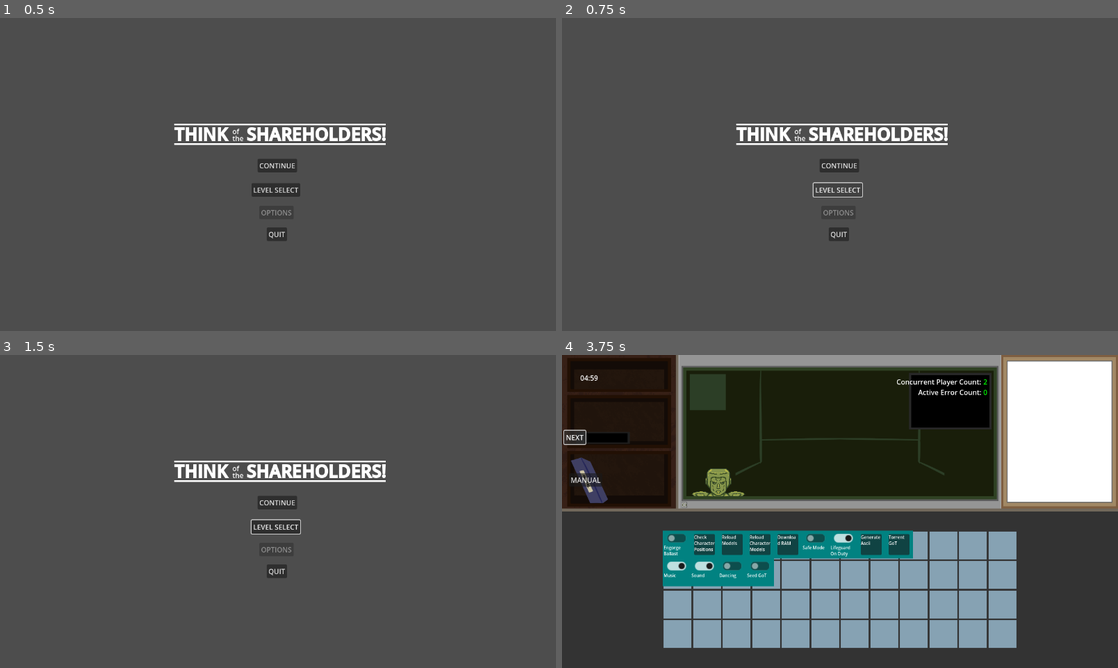
Above: before the commit, frames 1-4 (two rows, left to right).
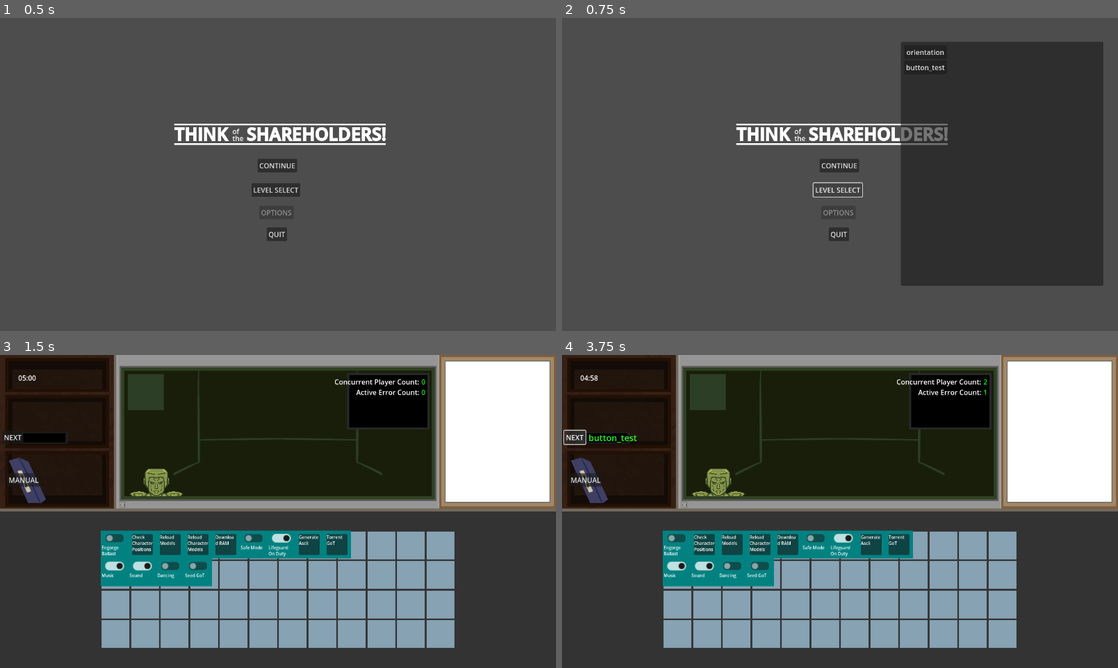
Above: after the commit, the same moments.

Repository: Carth501/team-ferret
Game: Godot game, scene res://scenes/main_menu.tscn
Two runs of this game, one before a commit and one after it. Both use one fixed random seed, a clock stepped at 60 frames per second and the inputs below.
Inputs (mouse positions are in pixels of both pictures, inside the frame that each line leads up to):
- Up to frame 1 (0.5 s): no input
- Up to frame 2 (0.75 s): click "LEVEL SELECT" at 0.5 s
- Up to frame 3 (1.5 s): click (361, 389) at 1.25 s, where only the run after the commit has a clickable "orientation"
- Up to frame 4 (3.75 s): click (840, 502) at 2 s, where only the run before the commit has a clickable "CONTINUE"; click "NEXT" at 2.75 s; click "NEXT" at 3.5 s

Frame 1 is identical in both runs. In frame 2, 28% of the frame differs, in the area x 60-98%, y 7-86%; in frame 3, 98%, in the area x 0-100%, y 0-100%; in frame 4, 0.1%.

Commit message:
create level selection panel

Diff:
--- a/scenes/main_menu.tscn
+++ b/scenes/main_menu.tscn
@@ -1,11 +1,13 @@
-[gd_scene load_steps=4 format=3 uid="uid://jnq42xdbfulu"]
+[gd_scene load_steps=5 format=3 uid="uid://jnq42xdbfulu"]
 
 [ext_resource type="Script" path="res://scripts/main_menu.gd" id="1_3t2ir"]
 [ext_resource type="PackedScene" uid="uid://c6l8ayc6kej8h" path="res://scenes/logo.tscn" id="1_f7edf"]
 [ext_resource type="Script" path="res://scripts/quitter.gd" id="2_m38df"]
+[ext_resource type="Script" path="res://scripts/level_select_panel.gd" id="4_jg1rd"]
 
-[node name="MainMenu" type="Node"]
+[node name="MainMenu" type="Node" node_paths=PackedStringArray("level_select_panel")]
 script = ExtResource("1_3t2ir")
+level_select_panel = NodePath("Level Select Panel")
 
 [node name="Logo" parent="." instance=ExtResource("1_f7edf")]
 
@@ -42,5 +44,30 @@
 offset_bottom = 355.0
 text = "CONTINUE"
 
+[node name="Level Select Panel" type="Panel" parent="." node_paths=PackedStringArray("button_container")]
+visible = false
+offset_left = 780.0
+offset_top = 55.0
+offset_right = 1246.0
+offset_bottom = 616.0
+script = ExtResource("4_jg1rd")
+button_container = NodePath("ScrollContainer/VBoxContainer")
+
+[node name="ScrollContainer" type="ScrollContainer" parent="Level Select Panel"]
+layout_mode = 1
+anchors_preset = -1
+anchor_right = 1.0
+anchor_bottom = 1.0
+offset_left = 8.0
+offset_top = 8.0
+offset_right = -8.0
+offset_bottom = -8.0
+grow_horizontal = 2
+grow_vertical = 2
+
+[node name="VBoxContainer" type="VBoxContainer" parent="Level Select Panel/ScrollContainer"]
+layout_mode = 2
+
 [connection signal="pressed" from="quit" to="quit/quitter" method="endgame"]
+[connection signal="pressed" from="Level Select" to="." method="toggle_level_selection"]
 [connection signal="pressed" from="Continue" to="." method="load_continue"]
--- /dev/null
+++ b/scripts/generic_button.gd
@@ -0,0 +1,14 @@
+class_name generic_button extends Button
+
+signal button_press(string: String)
+var string: String
+
+func set_string(new_string: String):
+	string = new_string
+	pressed.connect(emit_string)
+
+func set_label(string_name: String):
+	text = string_name
+
+func emit_string():
+	button_press.emit(string)
--- /dev/null
+++ b/scripts/level_select_panel.gd
@@ -0,0 +1,22 @@
+class_name level_select extends Panel
+
+@export var button_container: VBoxContainer
+var data: data_libraries_single
+
+func _ready():
+	data = get_node("/root/data_libraries_single")
+	if(!data.ready):
+		await data.ready
+	var level_data = data.level_data
+	for level in level_data:
+		var level_button = generic_button.new()
+		button_container.add_child(level_button)
+		level_button.set_string(level.id)
+		level_button.set_label(level.name)
+		level_button.button_press.connect(select_level)
+
+func select_level(id: String):
+	var loader = get_node("/root/level_loader_single")
+	if(!loader.ready):
+		await loader.ready
+	loader.load_level(id)
--- a/scripts/main_menu.gd
+++ b/scripts/main_menu.gd
@@ -1,4 +1,6 @@
 class_name main_menu extends Node
+
+@export var level_select_panel: Panel
 
 func load_continue():
 	var loader = get_node("/root/level_loader_single")
@@ -7,3 +9,6 @@
 	if(!loader.ready):
 		await loader.ready
 	loader.load_continue()
+
+func toggle_level_selection():
+	level_select_panel.visible = !level_select_panel.visible
